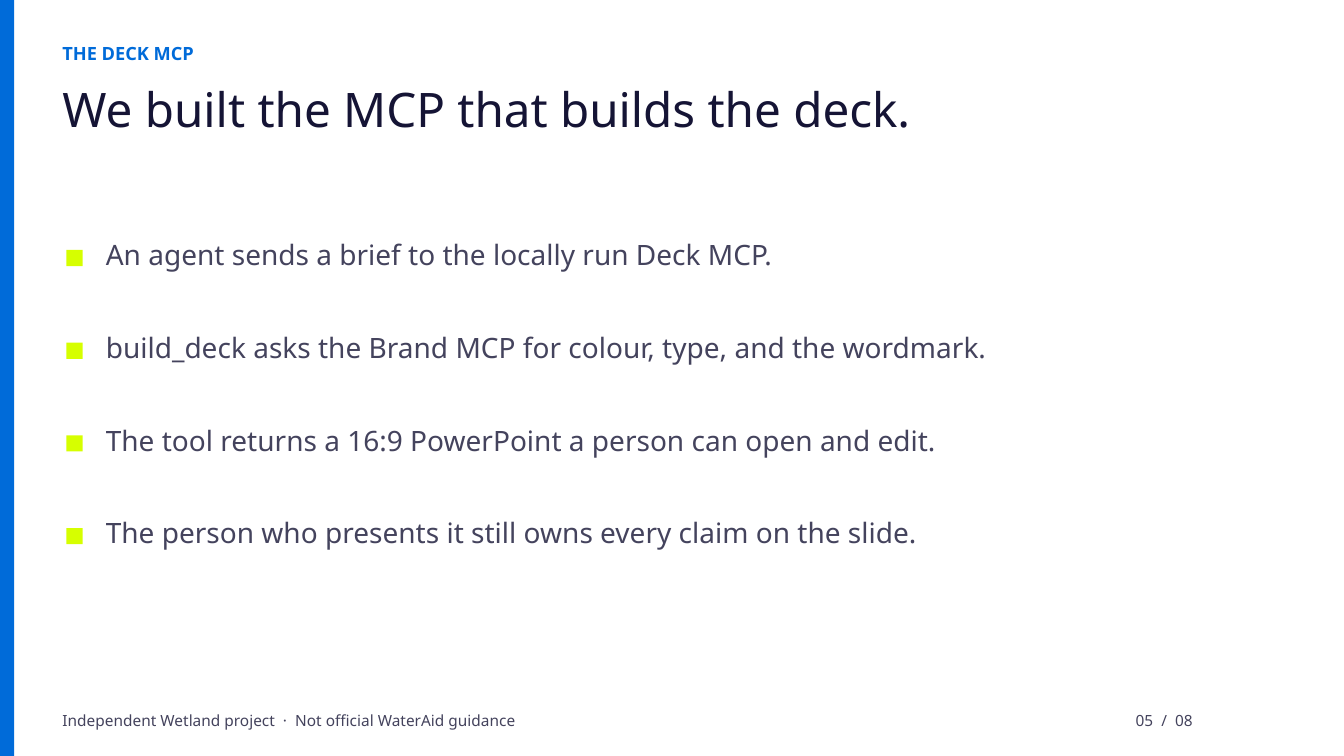
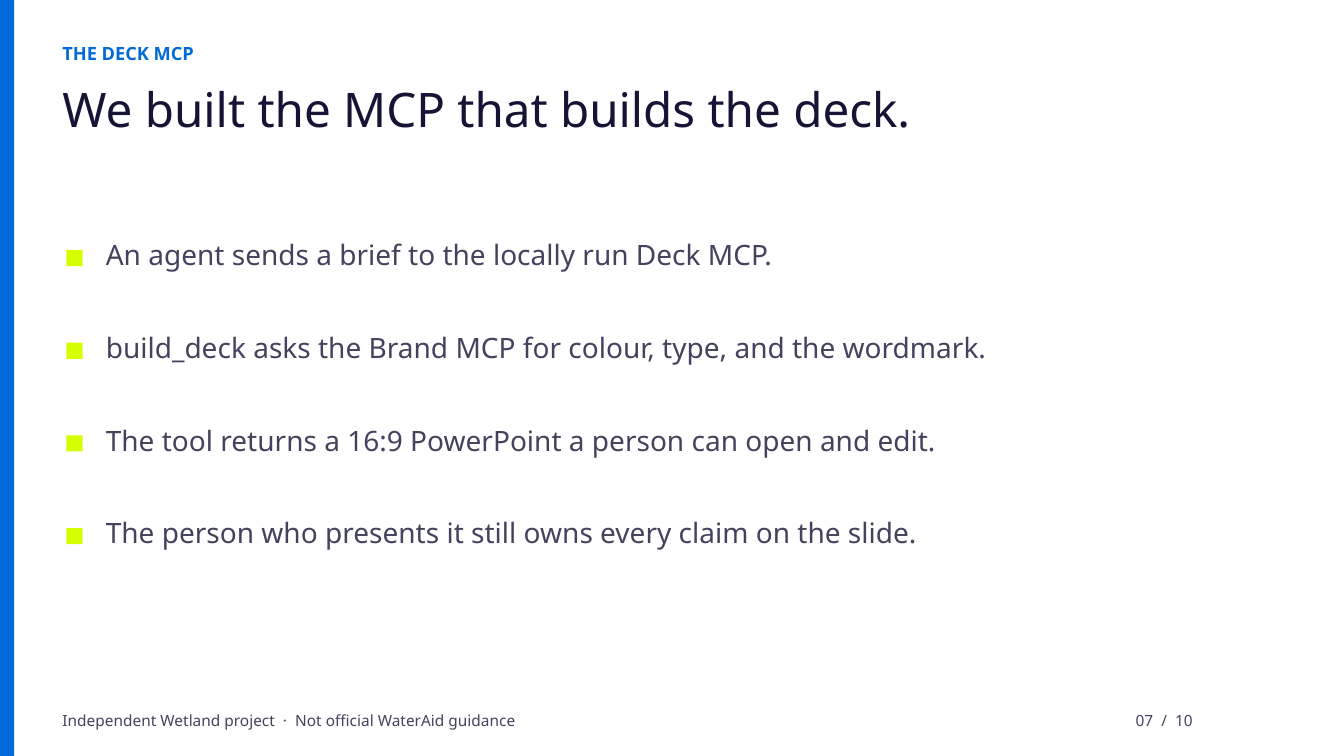
Before and after one commit to mohammedahmxd/Wetland, a slide deck: slide 7 of decks/wetland-mcp-marketplace.pptx (slide 5 before the commit). Drawn at 1344x756 pixels with LibreOffice and Linux fonts; fonts in the diff are those of the drawing. Boxes give left, top, right and bottom in pixels: in the first picture for what was removed or moved away, otherwise in the second. Text is boxed around its words. In the diff, an @@ line names an element or a change of style, - is before the commit and + after.

```diff
--- a/decks/wetland-mcp-marketplace.pptx
+++ b/decks/wetland-mcp-marketplace.pptx
@@ text at bbox=[1136, 715, 1193, 726]: text changed @@
-05 / 08
+07 / 10
```
Also in this commit, not shown: 6 other slides changed, 3 slides added, 1 slide removed, 3 other files.
